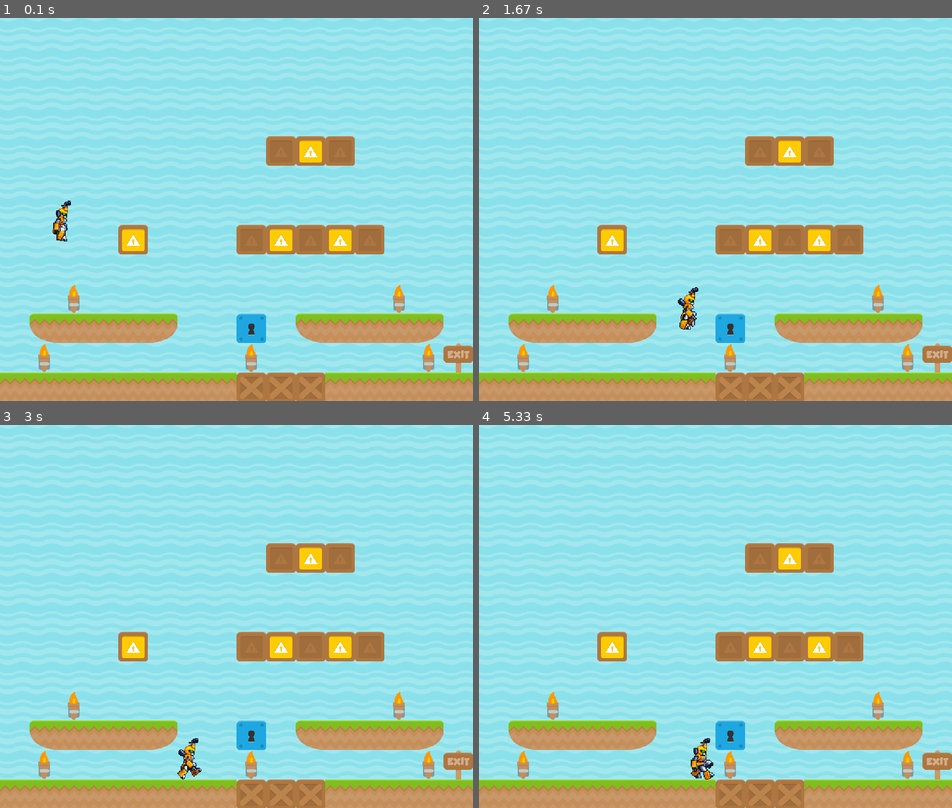
Above: before the commit, frames 1-4 (two rows, left to right).
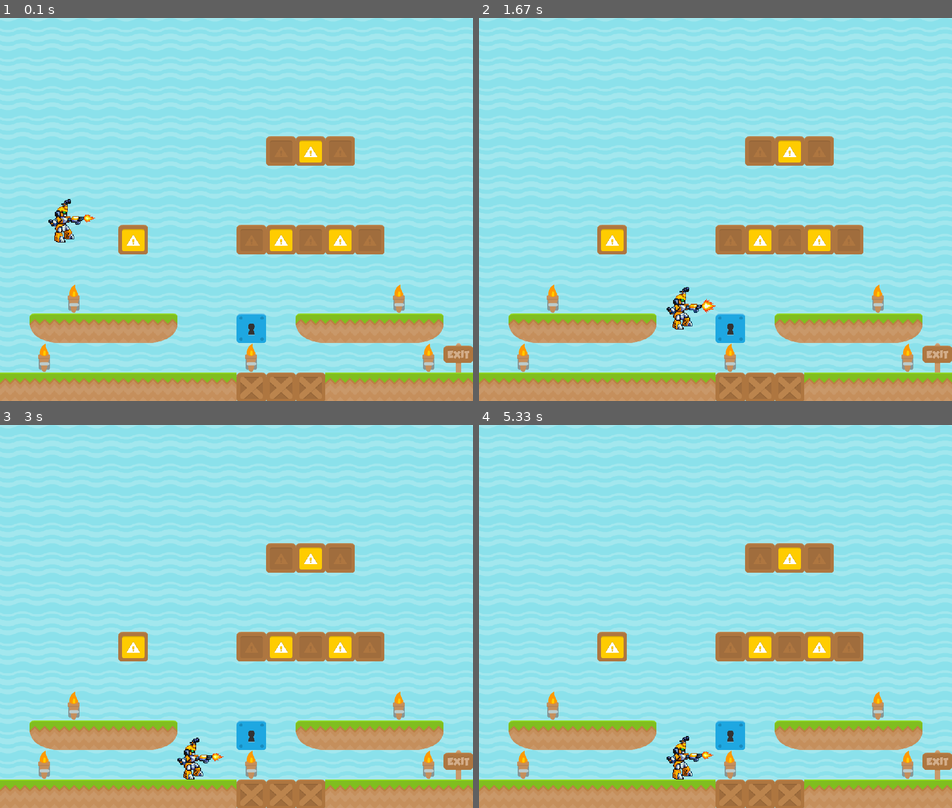
Above: after the commit, the same moments.

Repository: NathanNuckels/PygamePlatformerExample
Game: pygame game, started from game.py
Same seed, same stepped clock (60 frames per second), same inputs: the game is played once before the commit and once after it.
Inputs:
- Up to frame 1 (0.1 s): no input
- Up to frame 2 (1.67 s): hold Right 0.33-0.8 s; hold Up 0.83-1.13 s; hold Right 1.17-1.63 s
- Up to frame 3 (3 s): hold Left 1.67-2.2 s; hold Down 2.23-2.53 s
- Up to frame 4 (5.33 s): hold Up 3-3.37 s; hold Right 3.4-4.03 s; hold Down 4.07-4.43 s; hold Left 4.47-4.93 s; hold Right from 4.97 s (still down)

The runs differ from the first frame. In frame 1, 0.4% of the frame differs, in the area x 10-21%, y 47-59%; in frame 2, 0.5%; in frame 3, 0.4%; in frame 4, 0.7%, in the area x 39-50%, y 81-93%.

Commit message:
anamations loaded

Diff:
--- a/anamation.py
+++ b/anamation.py
@@ -3,20 +3,29 @@
 from spritesheet_functions import get_path_name
 
 
-def get_anamations(spritesheet, textfile, scale):
+def get_anamations(spritesheet, hitbox, textfile, scale):
     spritesheet = get_path_name("images", spritesheet)
     spritesheet = pygame.image.load(spritesheet).convert_alpha()
+    hitbox = get_path_name("images",hitbox)
+    hitbox = pygame.image.load(hitbox).convert_alpha()
     anamations = {}
+    anamations_hitbox = {}
     with open(get_path_name("animations", textfile)) as f:
         lines = f.readlines()
-        # hardcoded idle anamation
-        anamationName = lines[6].strip()
-        dimensions = lines[7].strip().split("x")
-        dimensions = [int(x) for x in dimensions]
-        starting_x = 0
-        starting_y = 107
-        anamations[anamationName] = get_anamation_row(dimensions, spritesheet, scale, starting_x, starting_y)
-    return anamations
+        i=0
+        starting_y = 0
+        while i < len(lines):
+            # hardcoded idle anamation
+            anamationName = lines[i].strip()
+            dimensions = lines[i+1].strip().split("x")
+            dimensions = [int(x) for x in dimensions]
+            dashes = lines[i+2]
+            starting_x = 0
+            anamations[anamationName] = get_anamation_row(dimensions, spritesheet, scale, starting_x, starting_y)
+            anamations_hitbox[anamationName] = get_anamation_row(dimensions,hitbox,scale,starting_x,starting_y)
+            starting_y += dimensions[1] #add the height of the previous row
+            i+=3
+    return anamations, anamations_hitbox
 
 
 def clock():
@@ -41,17 +50,18 @@
 
 def get_hitbox_image(image):
     pxarray = pygame.PixelArray(image)
-    print("PIXEL ARRAY",pxarray)
+    black_white_array = pxarray.extract(0xFFFFFF)
+    print(black_white_array)
+    return black_white_array.make_surface()
 
 
 class Anamation:
-    def __init__(self, spritesheet, textfile, scale):
-        self.anamations = get_anamations(spritesheet, textfile, scale)
+    def __init__(self, spritesheet, hitbox, textfile, scale):
+        self.anamations,self.anamations_hitbox = get_anamations(spritesheet,hitbox, textfile, scale)
         self.anamation_speed = 80  # ms
         self.curent_frame = 0
         self.time_of_next_frame = clock() + self.anamation_speed
-        self.anamation_name = "Walking"
-        get_hitbox_image(self.anamations[self.anamation_name][0])
+        self.anamation_name = "Attack-1"
 
     def update_anamation(self,name):
         if self.anamation_name != name:
@@ -64,5 +74,5 @@
             self.curent_frame = (self.curent_frame + 1) % len(self.anamations[self.anamation_name])
             self.time_of_next_frame += self.anamation_speed
 
-    def get_image(self, anamations_name):
-        return self.anamations[anamations_name][self.curent_frame]
+    def get_image(self):
+        return self.anamations[self.anamation_name][self.curent_frame], self.anamations_hitbox[self.anamation_name][self.curent_frame]
--- a/player.py
+++ b/player.py
@@ -1,7 +1,7 @@
 import pygame
 
 import constants
-from anamation import Anamation
+from anamation import Anamation, get_hitbox_image
 from spritesheet_functions import SpriteSheet
 
 
@@ -16,8 +16,8 @@
     def __init__(self, x, y):
         super().__init__()
         #self.image = spritesheet.get_image(6,7,70,70,0.75)
-        self.anamation = Anamation("metabee/Metabee_SpriteSheet.png", "Metabee.txt",1.5)
-        self.image = self.anamation.get_image("Walking")
+        self.anamation = Anamation("metabee/Metabee_SpriteSheet.png", "metabee/Metabee_Hitbox.png",  "Metabee.txt",1.5)
+        self.image = self.anamation.get_image()[0]
         self.rect = self.image.get_rect()
         self.mask = pygame.mask.from_surface(self.image)
         self.rect.x = x
@@ -63,7 +63,11 @@
 
     # Use booleans for movement and update based on booleans in update method
     def update(self):
-        self.image = self.anamation.get_image("Walking")
+        self.image,colliton_image = self.anamation.get_image()
+        newrect = self.image.get_rect()
+        self.rect.width = newrect.width
+        self.rect.height = newrect.height
+        #self.image = get_hitbox_image(self.image)
         #set gravity
         self.calc_gravity()
         """ Move the player. """
